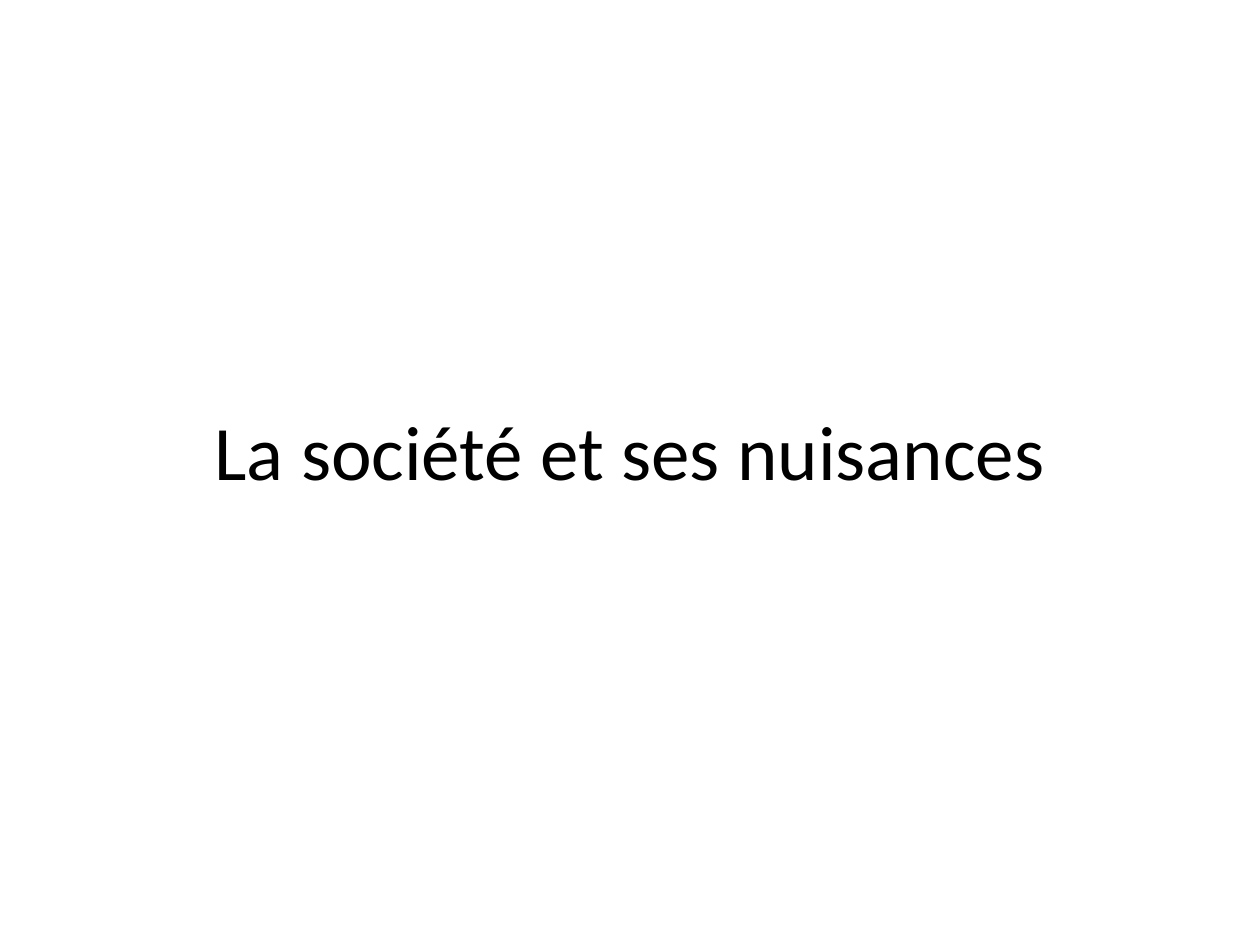
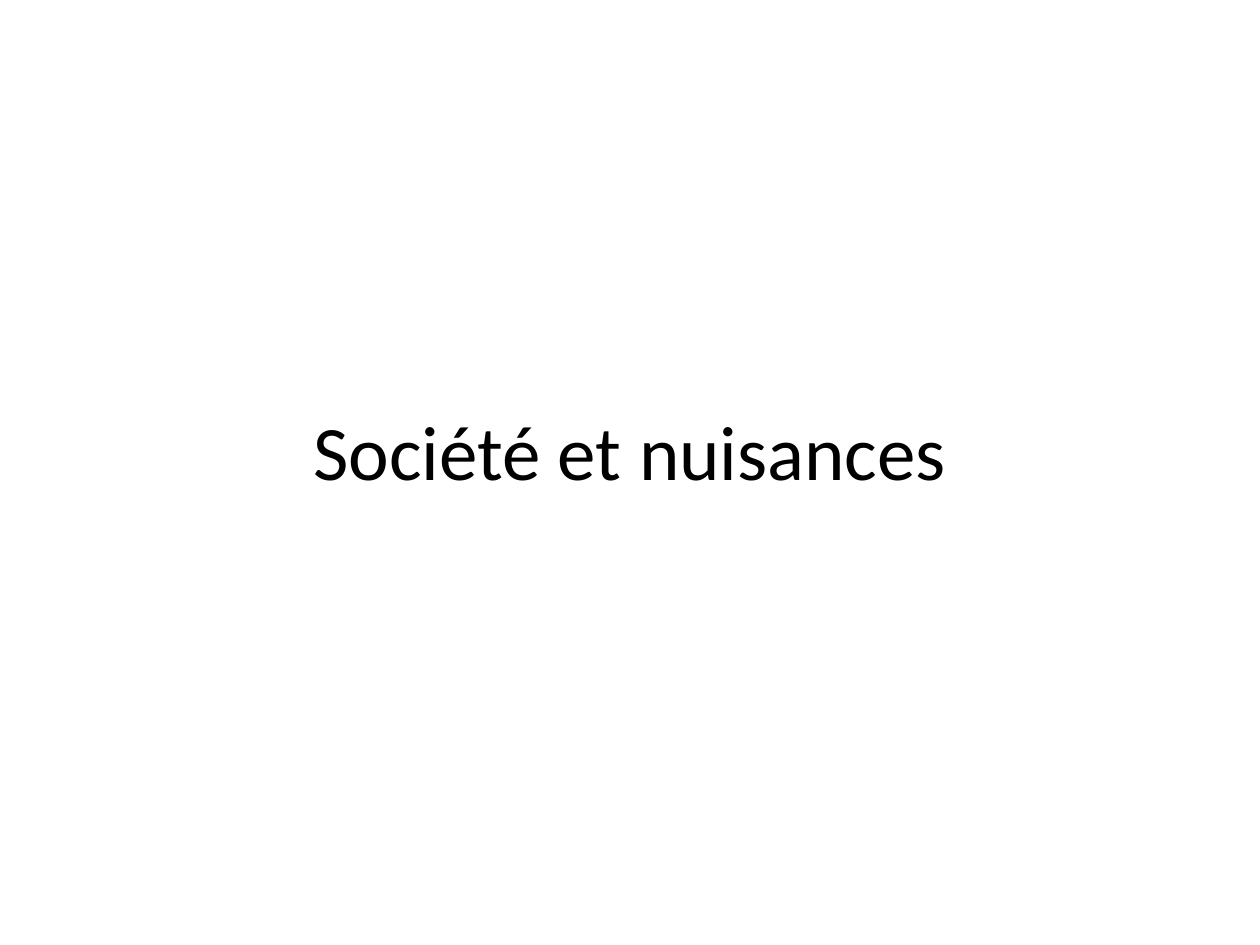
Before and after one commit to EPFL-AgentBased-2014/Groupe4, a slide deck: slide 1 of Presentation_020514/Présentation1.ppt. Drawn at 1260x945 pixels with LibreOffice and Linux fonts; fonts in the diff are those of the drawing. Boxes give left, top, right and bottom in pixels: in the first picture for what was removed or moved away, otherwise in the second. Text is boxed around its words. In the diff, an @@ line names an element or a change of style, - is before the commit and + after.

```diff
--- a/Presentation_020514/Présentation1.ppt
+++ b/Presentation_020514/Présentation1.ppt
@@ title at (x1=313, y1=427, x2=946, y2=481): text changed @@
-La société et ses nuisances
+Société et nuisances
```
Also in this commit, not shown: 1 other slide changed, 1 other file.
